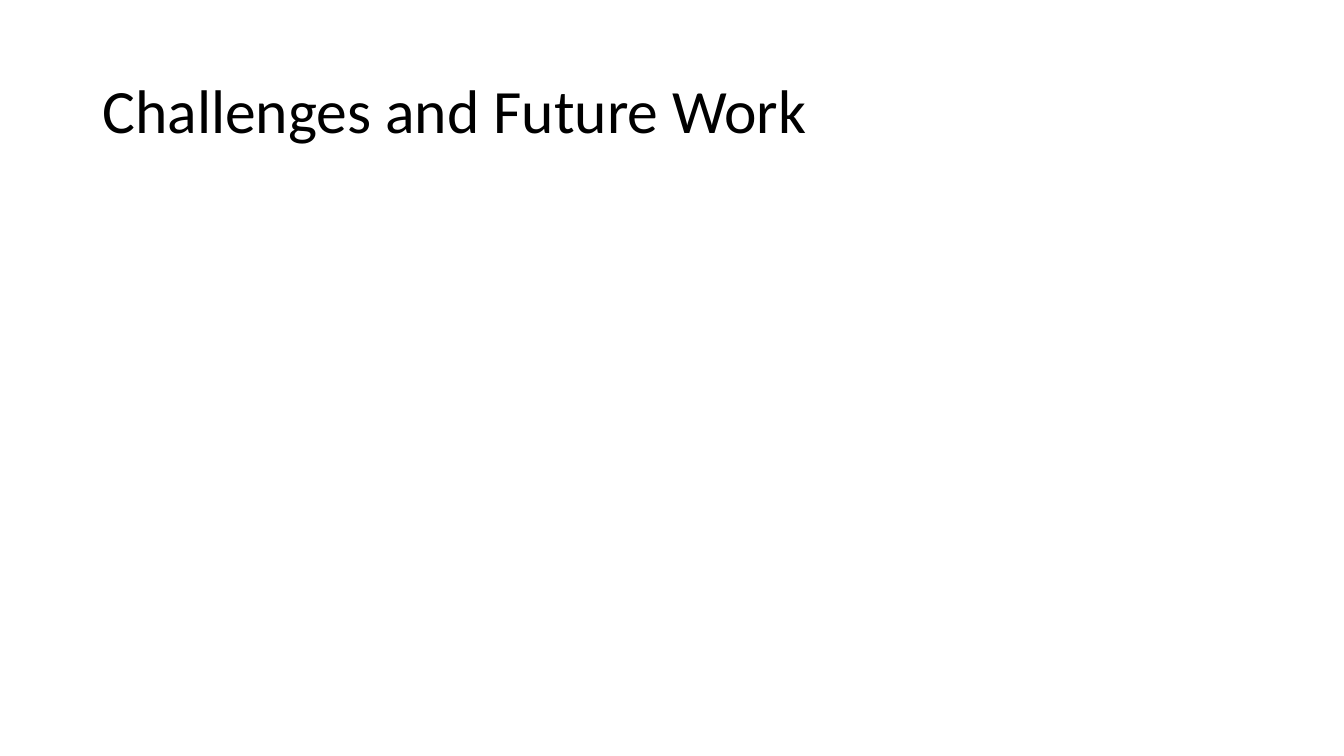
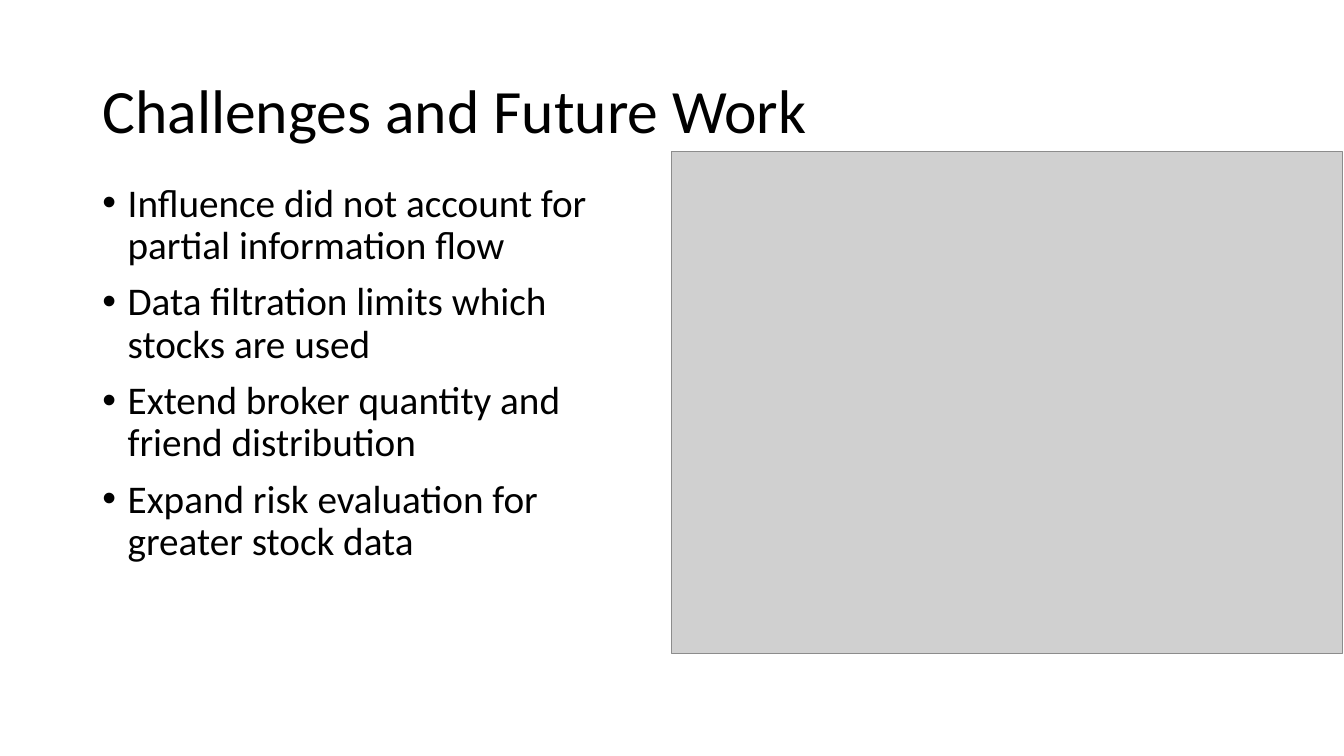
Before and after one commit to rjudy1/ComplexSystemsProject, a slide deck: slide 8 of Project Status Report Final/finalpresentation.pptx (slide 9 before the commit). Drawn at 1344x756 pixels with LibreOffice and Linux fonts; fonts in the diff are those of the drawing; grey boxes stand for pictures; background and template pictures are left out. Boxes give left, top, right and bottom in pixels: in the first picture for what was removed or moved away, otherwise in the second. Text is boxed around its words. In the diff, an @@ line names an element or a change of style, - is before the commit and + after.

```diff
--- a/Project Status Report Final/finalpresentation.pptx
+++ b/Project Status Report Final/finalpresentation.pptx
@@ picture added at [673,151,1343,654] @@
@@ text added at [128,189,586,562], 28 pt, text #000000 @@
+• Influence did not account for partial information flow
+• Data filtration limits which stocks are used
+• Extend broker quantity and friend distribution
+• Expand risk evaluation for greater stock data
```
Also in this commit, not shown: 6 other slides changed, 3 slides added, 3 slides removed, 1 other file.
